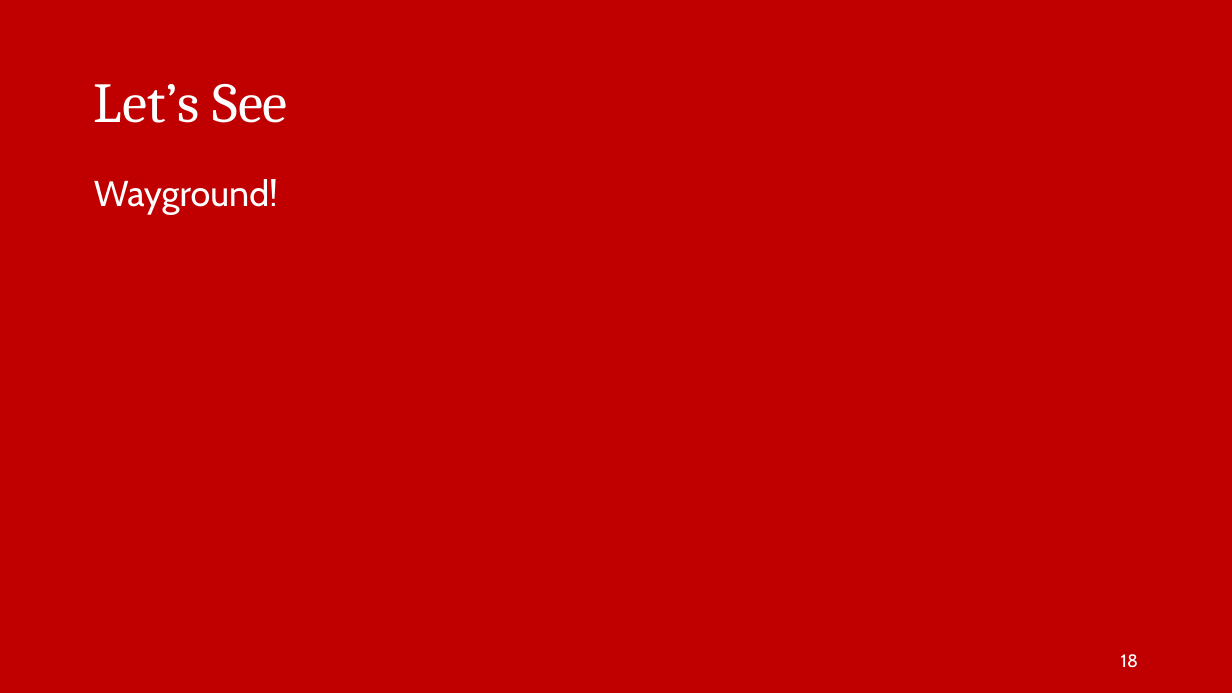
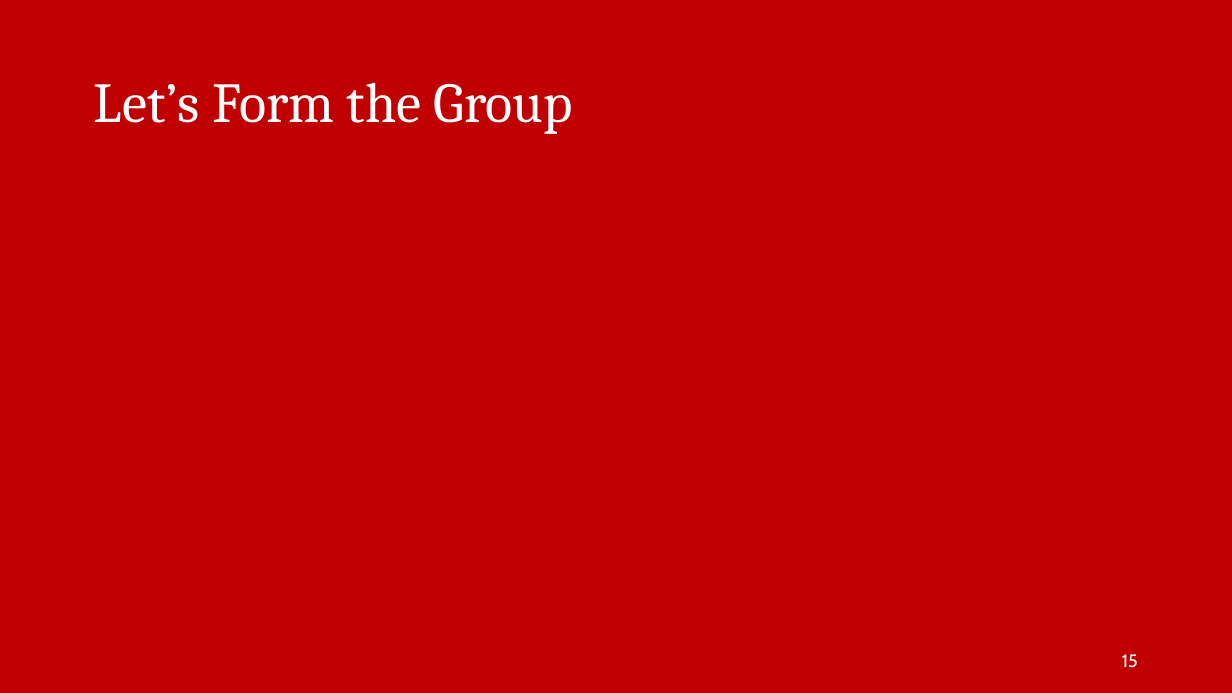
Before and after one commit to irfanradarma/Audit-SI, a slide deck: slide 15 of Slides/2026/03 - IS Acquisition & Development.pptx (slide 18 before the commit). Drawn at 1232x693 pixels with LibreOffice and Linux fonts; fonts in the diff are those of the drawing; background and template pictures are left out. Boxes give left, top, right and bottom in pixels: in the first picture for what was removed or moved away, otherwise in the second. Text is boxed around its words. In the diff, an @@ line names an element or a change of style, - is before the commit and + after.

```diff
--- a/Slides/2026/03 - IS Acquisition & Development.pptx
+++ b/Slides/2026/03 - IS Acquisition & Development.pptx
@@ title at bbox=[94, 82, 573, 134]: text changed @@
-Let’s See
+Let’s Form the Group
@@ text removed at bbox=[94, 179, 278, 215] @@
-Wayground!
@@ page number at bbox=[1122, 654, 1138, 668]: text changed @@
-18
+15
```
Also in this commit, not shown: 2 other slides changed, 2 slides added.
